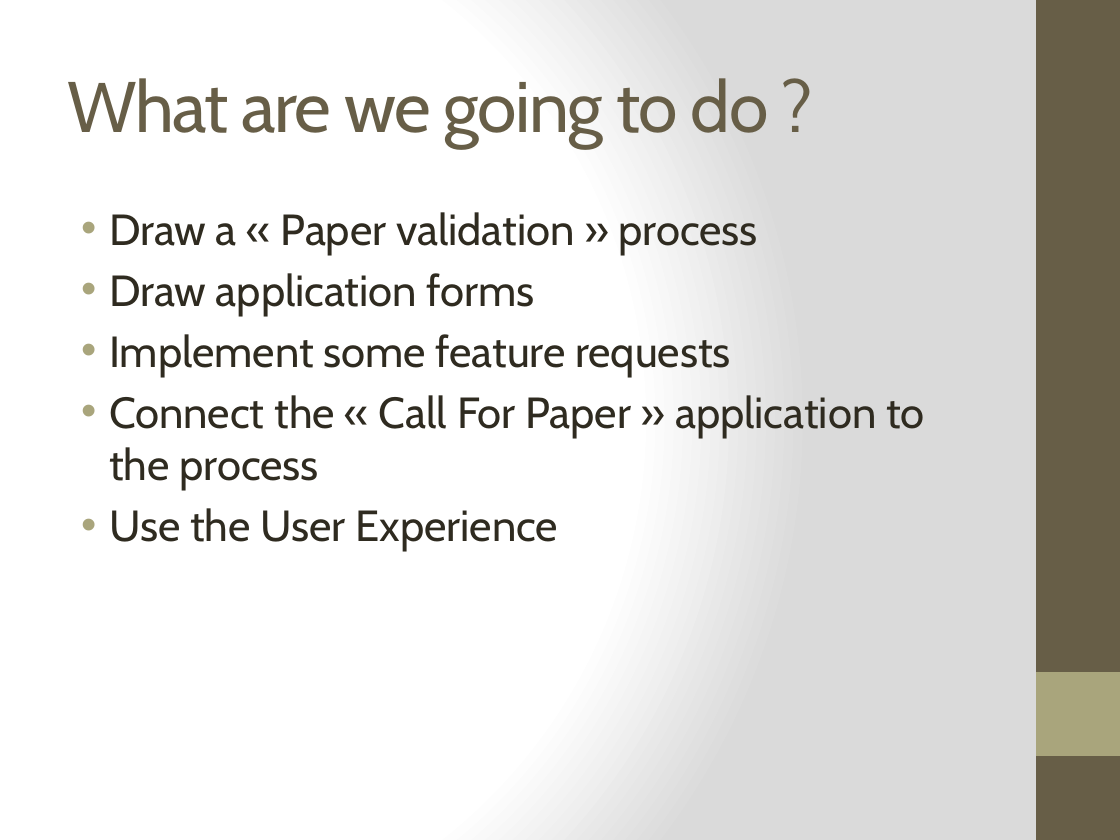
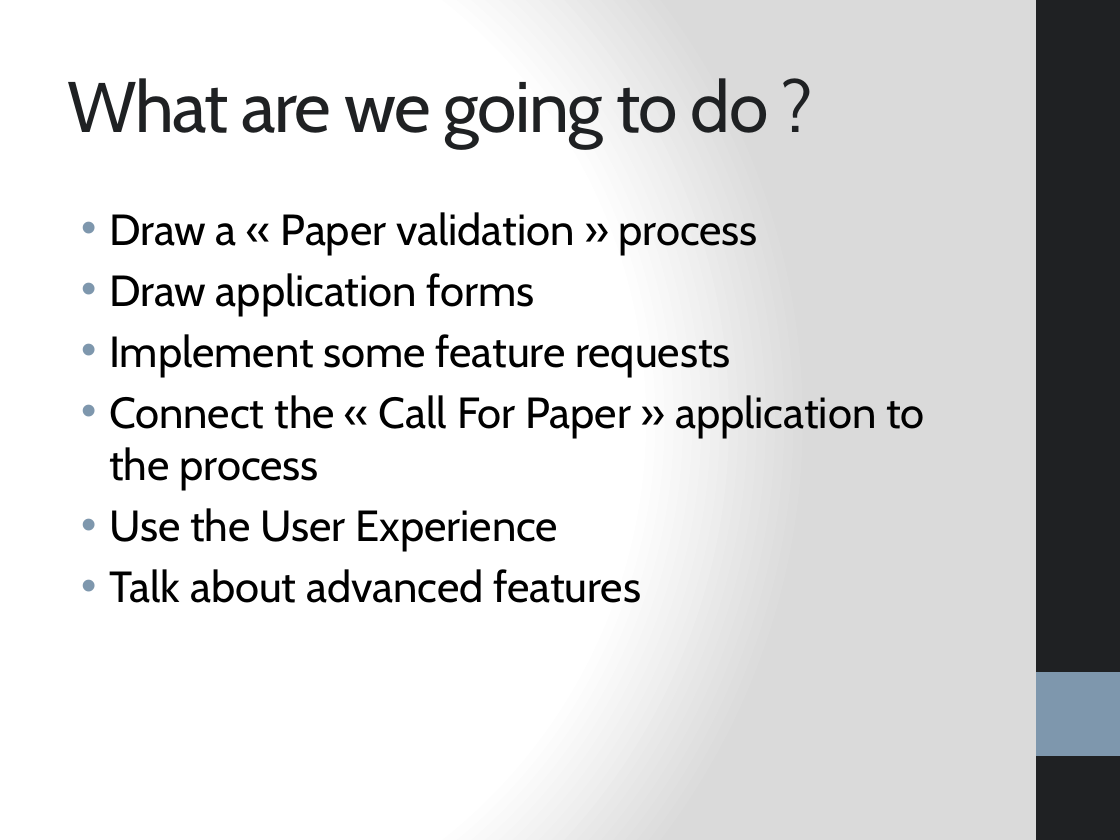
Before and after one commit to bouquetf/call-for-paper, a slide deck: slide 10 of slides/slides.pptx. Drawn at 1120x840 pixels with LibreOffice and Linux fonts; fonts in the diff are those of the drawing. Boxes give left, top, right and bottom in pixels: in the first picture for what was removed or moved away, otherwise in the second. Text is boxed around its words. In the diff, an @@ line names an element or a change of style, - is before the commit and + after.

Commit message:
changing style

```diff
--- a/slides/slides.pptx
+++ b/slides/slides.pptx
@@ rectangle at <box>1036,0,1120,840</box>: fill #675E47 to #1F2123 @@
@@ title "What are we going to ..." at <box>67,78,769,148</box>: text colour #675E47 to #1F2123 @@
@@ text at <box>109,212,924,552</box>: text colour #2F2B20 to #000000 in "Draw a « Paper validation » process", "Draw application forms", "Implement some feature requests", "Connect the « Call For Paper » ..." and 1 more places; bullet colour #A9A57C to #7E97AD @@
@@ text at <box>109,569,641,603</box>: paragraph added @@
+• Talk about advanced features
@@ rectangle at <box>1036,672,1120,756</box>: fill #A9A57C to #7E97AD @@
```
Also in this commit, not shown: 22 other slides changed.
